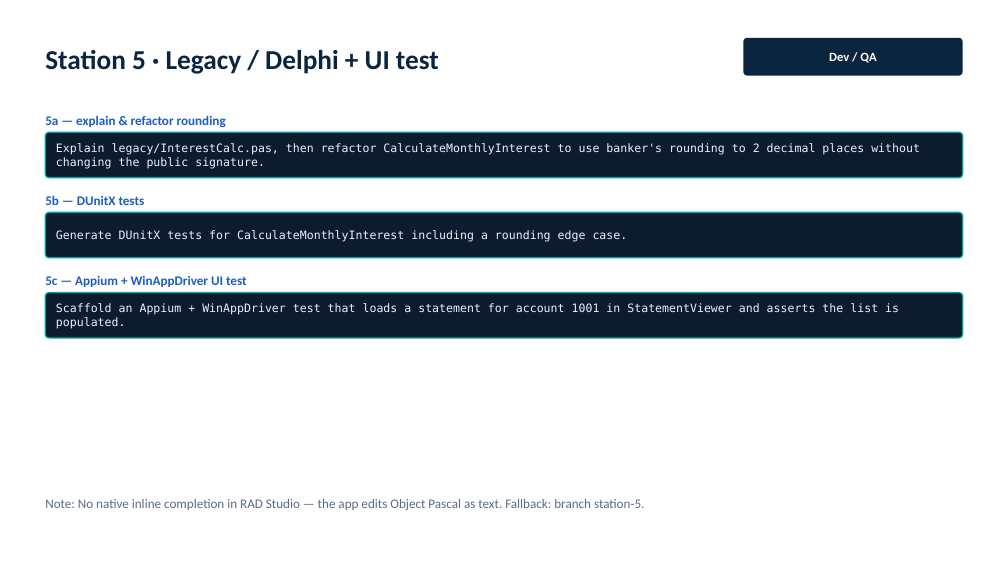
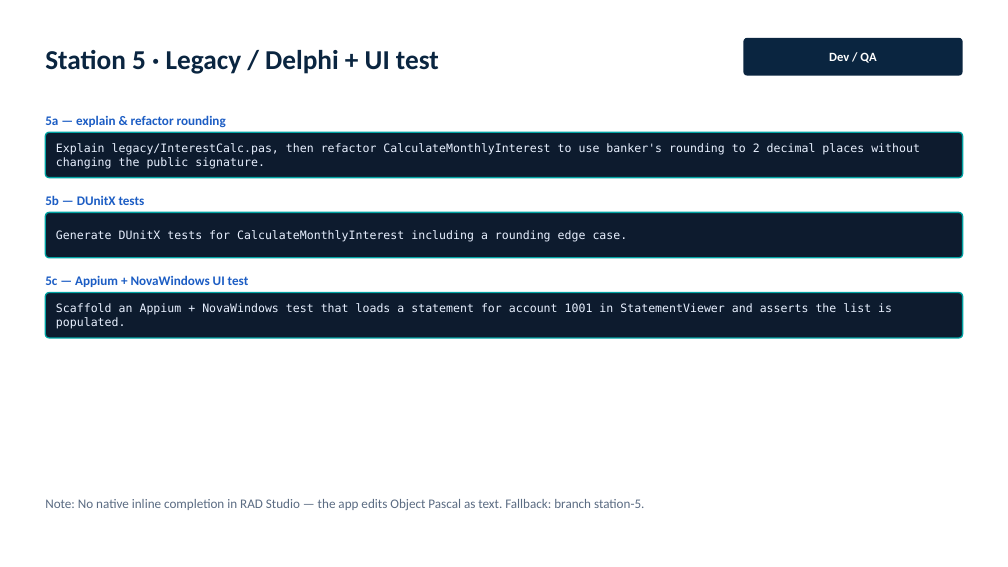
Before and after one commit to amilos/agentic-coding-101, a slide deck: slide 23 of slides/agentic-coding-101.pptx. Drawn at 1008x567 pixels with LibreOffice and Linux fonts; fonts in the diff are those of the drawing. Boxes give left, top, right and bottom in pixels: in the first picture for what was removed or moved away, otherwise in the second. Text is boxed around its words. In the diff, an @@ line names an element or a change of style, - is before the commit and + after.

```diff
--- a/slides/agentic-coding-101.pptx
+++ b/slides/agentic-coding-101.pptx
@@ text at (45, 275, 249, 287): text changed @@
-5c — Appium + WinAppDriver UI test
+5c — Appium + NovaWindows UI test
@@ text at (56, 303, 892, 329): text changed @@
-Scaffold an Appium + WinAppDriver test that loads a statement for account 1001 in StatementViewer and asserts the list is populated.
+Scaffold an Appium + NovaWindows test that loads a statement for account 1001 in StatementViewer and asserts the list is populated.
```
Also in this commit, not shown: 8 other slides changed, 15 other files.
